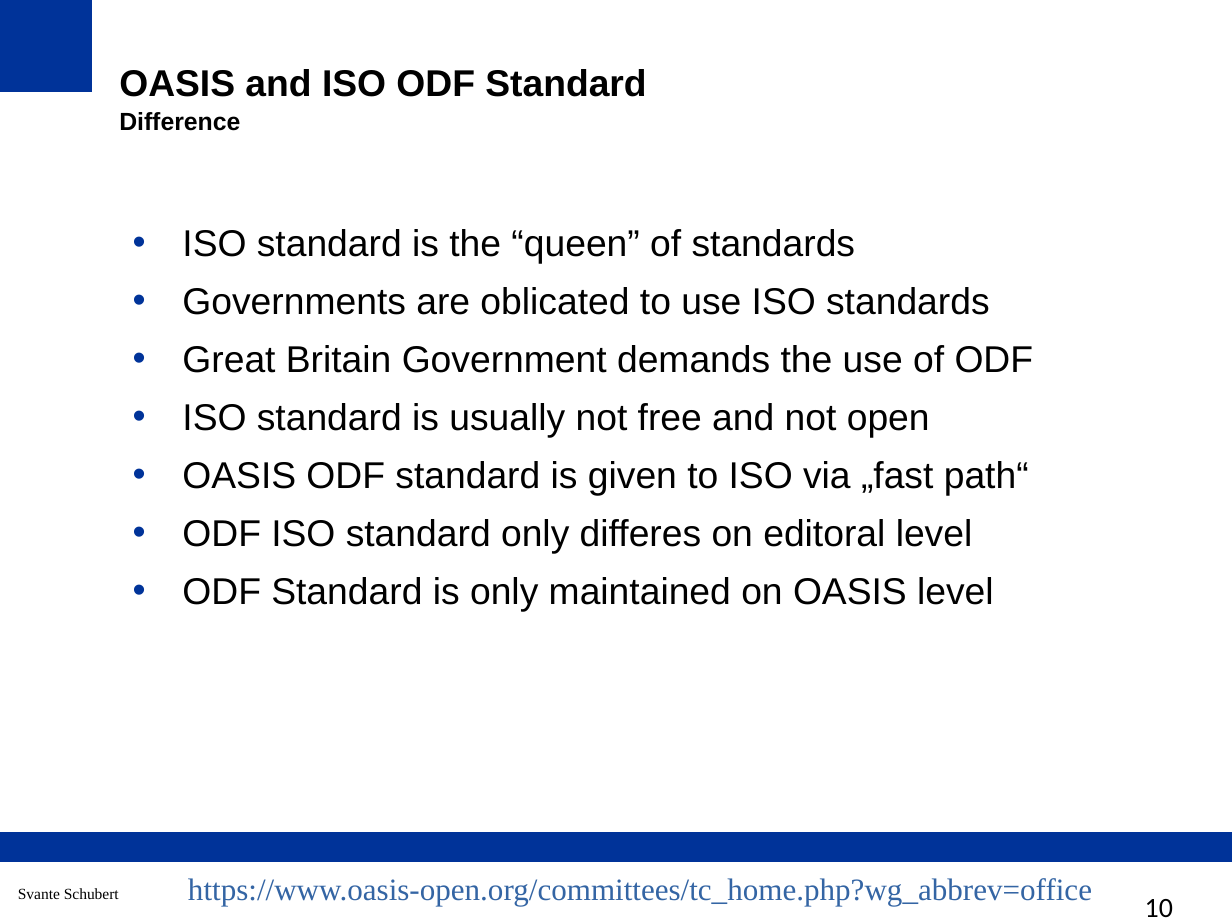
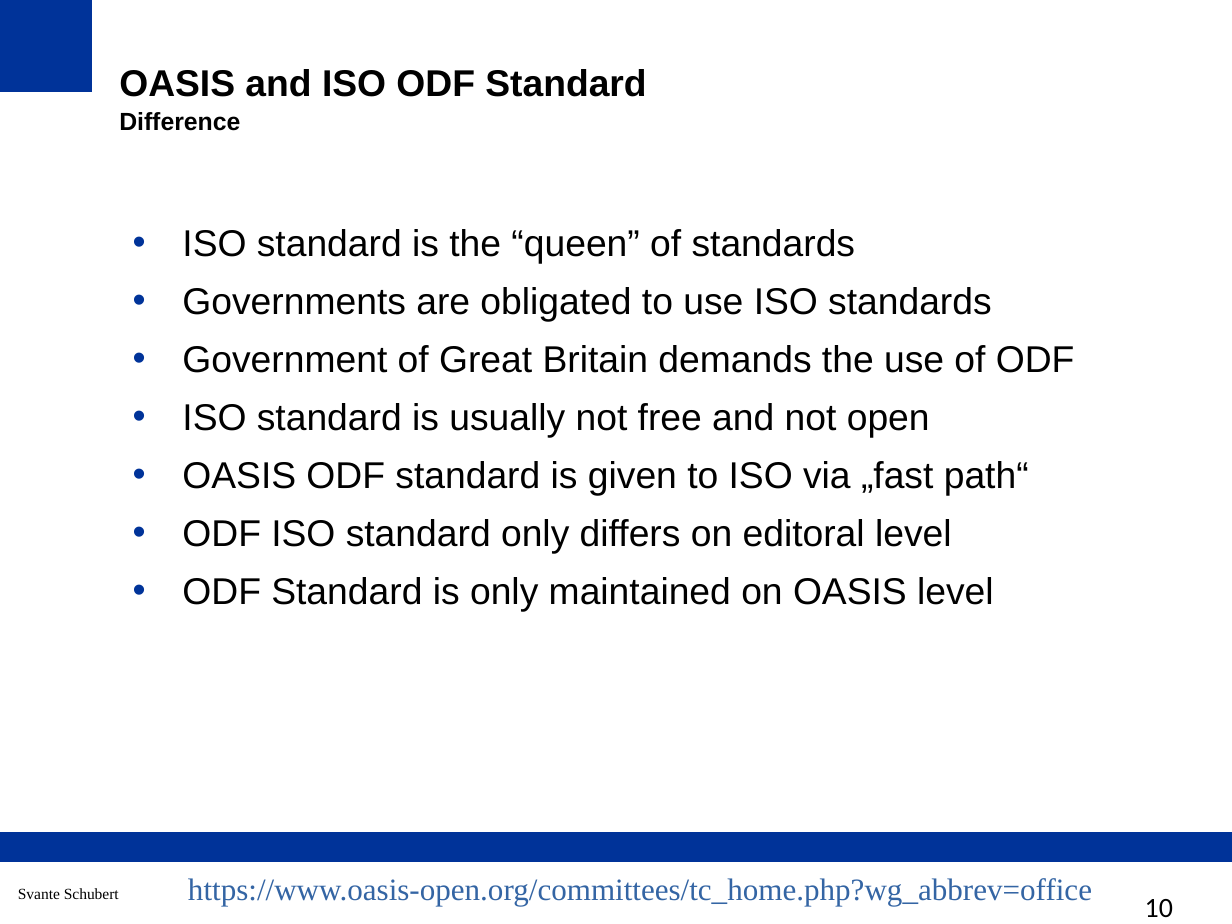
Before and after one commit to tdf/odftoolkit, a slide deck: slide 10 of docs/docs/presentations/2023 - LibreOffice Conference Bukarest - ODF and it's Toolkit.odp. Drawn at 1232x924 pixels with LibreOffice and Linux fonts; fonts in the diff are those of the drawing. Boxes give left, top, right and bottom in pixels: in the first picture for what was removed or moved away, otherwise in the second. Text is boxed around its words. In the diff, an @@ line names an element or a change of style, - is before the commit and + after.

```diff
--- a/docs/docs/presentations/2023 - LibreOffice Conference Bukarest - ODF and it's Toolkit.odp
+++ b/docs/docs/presentations/2023 - LibreOffice Conference Bukarest - ODF and it's Toolkit.odp
@@ text at (182, 287, 1075, 373): text changed @@
-• Governments are oblicated to use ISO standards
-• Great Britain Government demands the use of ODF
+• Governments are obligated to use ISO standards
+• Government of Great Britain demands the use of ODF
@@ text at (182, 519, 952, 554): text changed @@
-• ODF ISO standard only differes on editoral level
+• ODF ISO standard only differs on editoral level
```
Also in this commit, not shown: 7 other slides changed, 1 other file.
